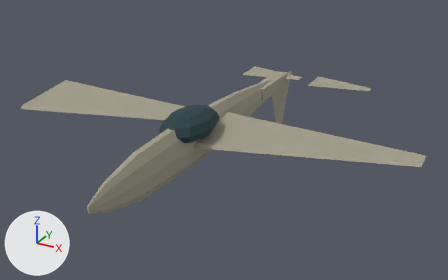
Before and after pictures for a commit that changed the glTF model game/assets/units/bf109.glb.
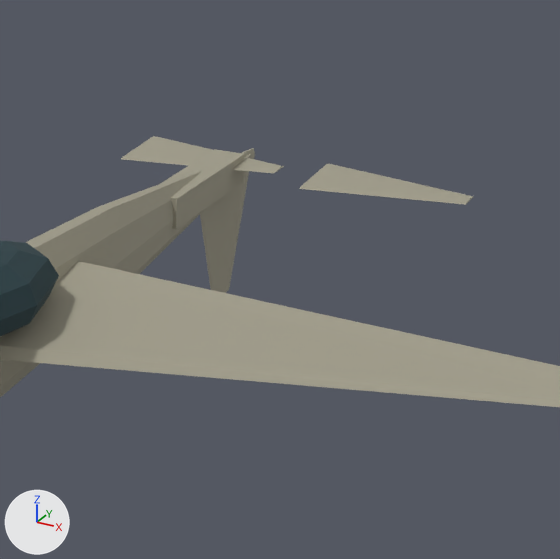
There are two pictures of each version: one whole from a camera (50 mm lens) standing at (6.68, -11.7, 6.7) and looking at (0.2, 0.08, 0.81), one close up on the part from 44% to 90% of the width and 6% to 79% of the height. Every picture has the same lights, and +X, +Y and +Z are marked at lower left. The last two pictures show the newer version. Where no turn or scale is listed for an object, it has been applied to the vertices.

Objects in the first close-up: 'Cockpit', 'Elevator_L', 'Elevator_R', 'Fuselage', 'Rudder', 'TailBoom', 'Wing_R'.
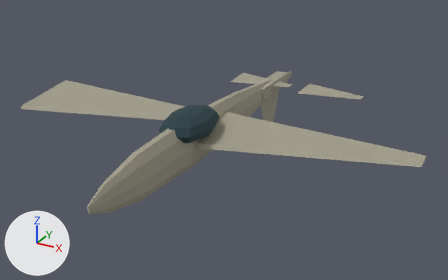
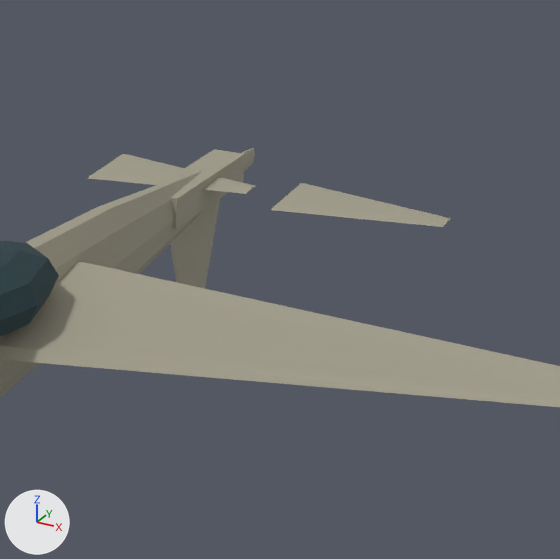
Pixel boxes [x1, y1, x2, y2] of what changed, in the close-ups (560 x 559 px):
'Elevator_R', moved
    before: [299, 164, 473, 205]
    after: [271, 183, 452, 227]
'Rudder', moved
    before: [200, 153, 251, 293]
    after: [170, 199, 220, 289]
'Elevator_L', moved
    before: [121, 136, 284, 173]
    after: [88, 154, 256, 194]

The change, as a diff of the scene's bpy script:
```diff
--- a/game/assets/units/bf109.glb.py
+++ b/game/assets/units/bf109.glb.py
@@ ob_elevator_l @@
 ob_elevator_l = bpy.data.objects.new('Elevator_L', me_elevator_l)
-ob_elevator_l.location = (-0.99, 3.78, 1.326)
+ob_elevator_l.location = (-0.99, 3.06, 1.326)
@@ ob_elevator_r @@
 ob_elevator_r = bpy.data.objects.new('Elevator_R', me_elevator_r)
-ob_elevator_r.location = (0.99, 3.78, 1.326)
+ob_elevator_r.location = (0.99, 3.06, 1.326)
@@ ob_rudder @@
 ob_rudder = bpy.data.objects.new('Rudder', me_rudder)
-ob_rudder.location = (0.0, 3.78, 1.258)
+ob_rudder.location = (0.0, 3.06, 1.258)
```
